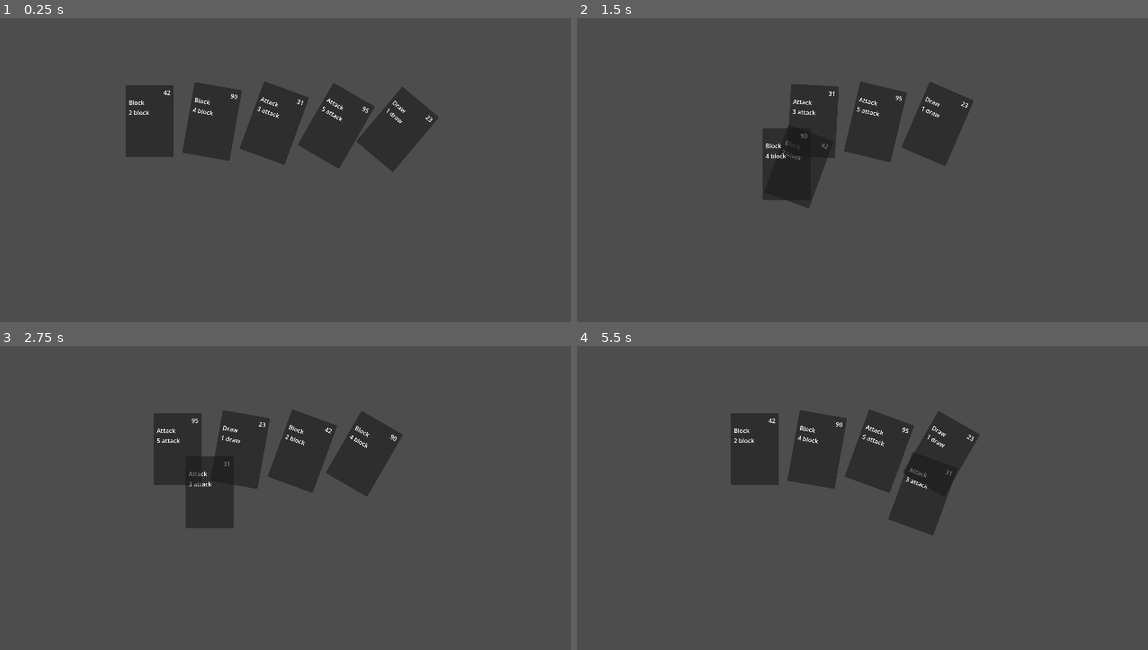
Above: before the commit, frames 1-4 (two rows, left to right).
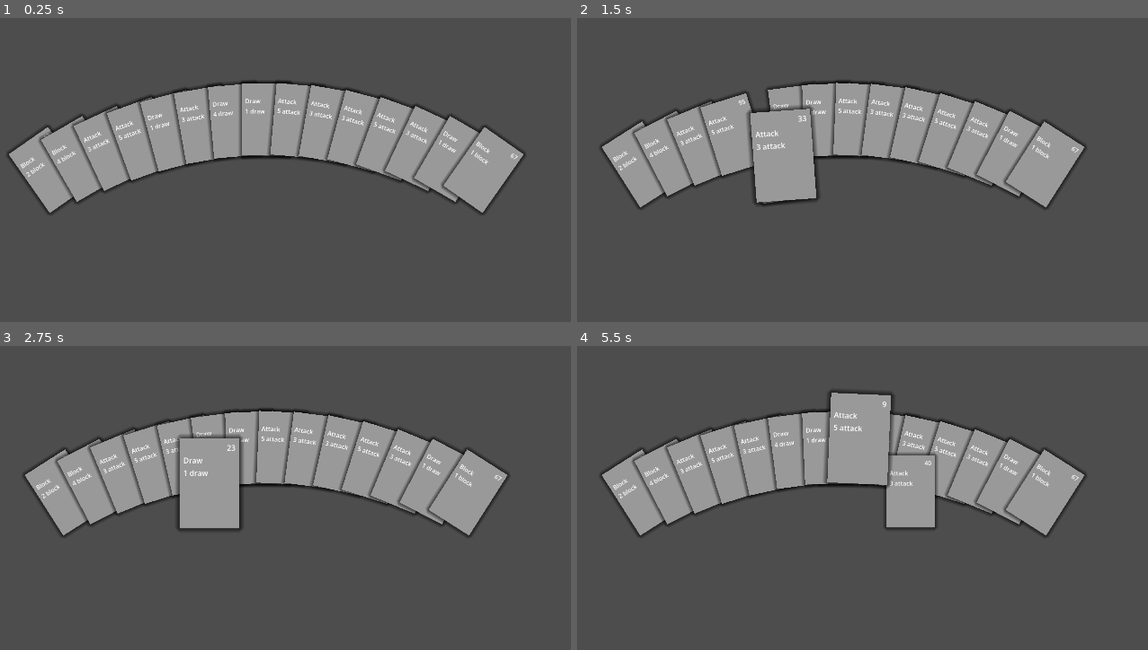
Above: after the commit, the same moments.

Repository: j-amg/Cards
Game: Godot game, scene res://card_manager.tscn
The game is run twice, just before and just after one commit, with the same random seed, the same clock (stepped at 60 frames per second) and the same inputs.
Inputs (mouse positions are in pixels of both pictures, inside the frame that each line leads up to):
- Up to frame 1 (0.25 s): no input
- Up to frame 2 (1.5 s): tap Enter at 0.5 s; move the mouse to (725, 121) at 0.52 s; click (725, 121) at 0.67 s; tap Space at 1.25 s; move the mouse to (754, 121) at 1.27 s; click (754, 121) at 1.42 s
- Up to frame 3 (2.75 s): tap Enter at 2 s; click (177, 449) at 2.17 s
- Up to frame 4 (5.5 s): tap Space at 2.75, 4.25 s; click (754, 449) at 2.92 s; tap Enter at 3.5 s; click (754, 449) at 3.67 s; move the mouse to (628, 388) at 4.27 s; click (628, 388) at 4.42 s; move the mouse to (879, 449) at 5.02 s; click (879, 449) at 5.17 s

The runs differ from the first frame. In frame 1, 22% of the frame differs, in the area x 1-92%, y 20-65%; in frame 2, 21%; in frame 3, 21%; in frame 4, 22%, in the area x 4-90%, y 14-63%.

Commit message:
just some bullshit

Diff:
--- a/card.gd
+++ b/card.gd
@@ -17,7 +17,7 @@
 
 func _gui_input(event: InputEvent) -> void:
 	if event is InputEventMouseButton:
-		if event.pressed:
+		if event.button_index == 1 && event.pressed:
 			emit_signal("card_input", self)
 
 func set_data(card: Card_data) -> void:
--- a/card.tscn
+++ b/card.tscn
@@ -1,6 +1,9 @@
 [gd_scene format=3 uid="uid://blwgspwpixv4g"]
 
 [ext_resource type="Script" uid="uid://1cftjqc7xbqr" path="res://card.gd" id="1_kikvd"]
+
+[sub_resource type="StyleBoxFlat" id="StyleBoxFlat_kikvd"]
+shadow_size = 11
 
 [node name="card" type="PanelContainer" unique_id=225691580]
 custom_minimum_size = Vector2(128, 192)
@@ -18,6 +21,7 @@
 pivot_offset_ratio = Vector2(0.5, 1)
 offset_transform_enabled = true
 offset_transform_visual_only = false
+theme_override_styles/panel = SubResource("StyleBoxFlat_kikvd")
 script = ExtResource("1_kikvd")
 
 [node name="MarginContainer" type="MarginContainer" parent="." unique_id=1654737426]
--- a/card_manager.gd
+++ b/card_manager.gd
@@ -3,14 +3,17 @@
 @onready var player_hand_pos: Control = $player_hand
 var selected_card: Card
 var card_scene = preload("res://card.tscn")
-var card_distance = 150
+var card_distance = 75
+var card_rotation = 5
+var hand_max_count = 15
+var last_selected_index = 0
 
 var player_hand: Array[Card] = []
 
 
 # Called when the node enters the scene tree for the first time.
 func _ready() -> void:
-	for i in range(5):
+	for i in range(hand_max_count):
 		add_card_to_hand(generate_card())
 
 func _process(delta: float) -> void:
@@ -24,17 +27,29 @@
 	arrange_player_hand()
 	card.set_data(card_data)
 	card.card_input.connect(on_card_input)
+	card.card_hover.connect(on_card_hover)
+	card.card_exit.connect(on_card_exit)
+
+func on_card_hover(card: Card) -> void:
+	card.scale = Vector2(1.25, 1.25)
+	card.z_index = 25
+
+func on_card_exit(card: Card) -> void:
+	card.scale = Vector2(1, 1)
 
 func on_card_input(card: Card) -> void:
+	var tween = get_tree().create_tween()
+	tween.tween_property(card, "rotation", 0, 0.1)
 	var card_index = player_hand.find(card)
-	if selected_card != null:
-		player_hand.append(selected_card)
 
 	if card_index != -1: player_hand.remove_at(card_index)
 
+	if selected_card != null:
+		player_hand.insert(card_index, selected_card)
 
 	selected_card = card
-	selected_card.set_data(card.card_data)
+	selected_card.z_index = 20
+	last_selected_index = card_index
 	arrange_player_hand()
 
 func arrange_player_hand() -> void:
@@ -42,13 +57,13 @@
 		var tween = get_tree().create_tween()
 
 		var card = player_hand[i]
-		tween.tween_property(card, "rotation", deg_to_rad(i  * 10), 0.1)
-		tween.tween_property(card, "position", Vector2((player_hand_pos.position.x) + ((i - (float(player_hand.size())) / 2) * card_distance), player_hand_pos.position.y - card.size.y / 2), 0.1)
+		var pos_x = (player_hand_pos.position.x) - card.size.x/2 + ((i - (float(player_hand.size() - 1)) / 2) * card_distance)
+		var pos_y = player_hand_pos.position.y + sin(-PI/2 +(abs(i - (float(player_hand.size() - 1)) / 2) * .25)) * 100
+		var rot = deg_to_rad((i - (float(player_hand.size() - 1)) / 2) * card_rotation)
 
-
-		print("rotation" + str(player_hand[i].rotation))
-
-	print(player_hand.size())
+		tween.tween_property(card, "rotation", rot, 0.1)
+		tween.tween_property(card, "position", Vector2(pos_x, pos_y), 0.1)
+		card.z_index = i
 
 func _input(event: InputEvent) -> void:
 	if event is InputEventMouseButton:
@@ -56,7 +71,7 @@
 		if event.button_index == 2 && event.pressed:
 			print("left press")
 			if selected_card != null:
-				player_hand.append(selected_card)
+				player_hand.insert(last_selected_index, selected_card)
 				selected_card = null
 				arrange_player_hand()
 
--- a/card_manager.tscn
+++ b/card_manager.tscn
@@ -1,6 +1,7 @@
 [gd_scene format=3 uid="uid://cfwwq55vq35rs"]
 
 [ext_resource type="Script" uid="uid://cumqf7efrtk1e" path="res://card_manager.gd" id="1_pg7g4"]
+[ext_resource type="PackedScene" uid="uid://blwgspwpixv4g" path="res://card.tscn" id="2_5bagc"]
 
 [node name="Control" type="Control" unique_id=1287203228]
 layout_mode = 3
@@ -32,3 +33,14 @@
 
 [node name="CenterContainer" type="CenterContainer" parent="VBoxContainer" unique_id=927399926]
 layout_mode = 2
+
+[node name="CenterContainer" type="CenterContainer" parent="." unique_id=762323251]
+layout_mode = 1
+anchors_preset = 15
+anchor_right = 1.0
+anchor_bottom = 1.0
+grow_horizontal = 2
+grow_vertical = 2
+
+[node name="card" parent="CenterContainer" unique_id=225691580 instance=ExtResource("2_5bagc")]
+layout_mode = 2
